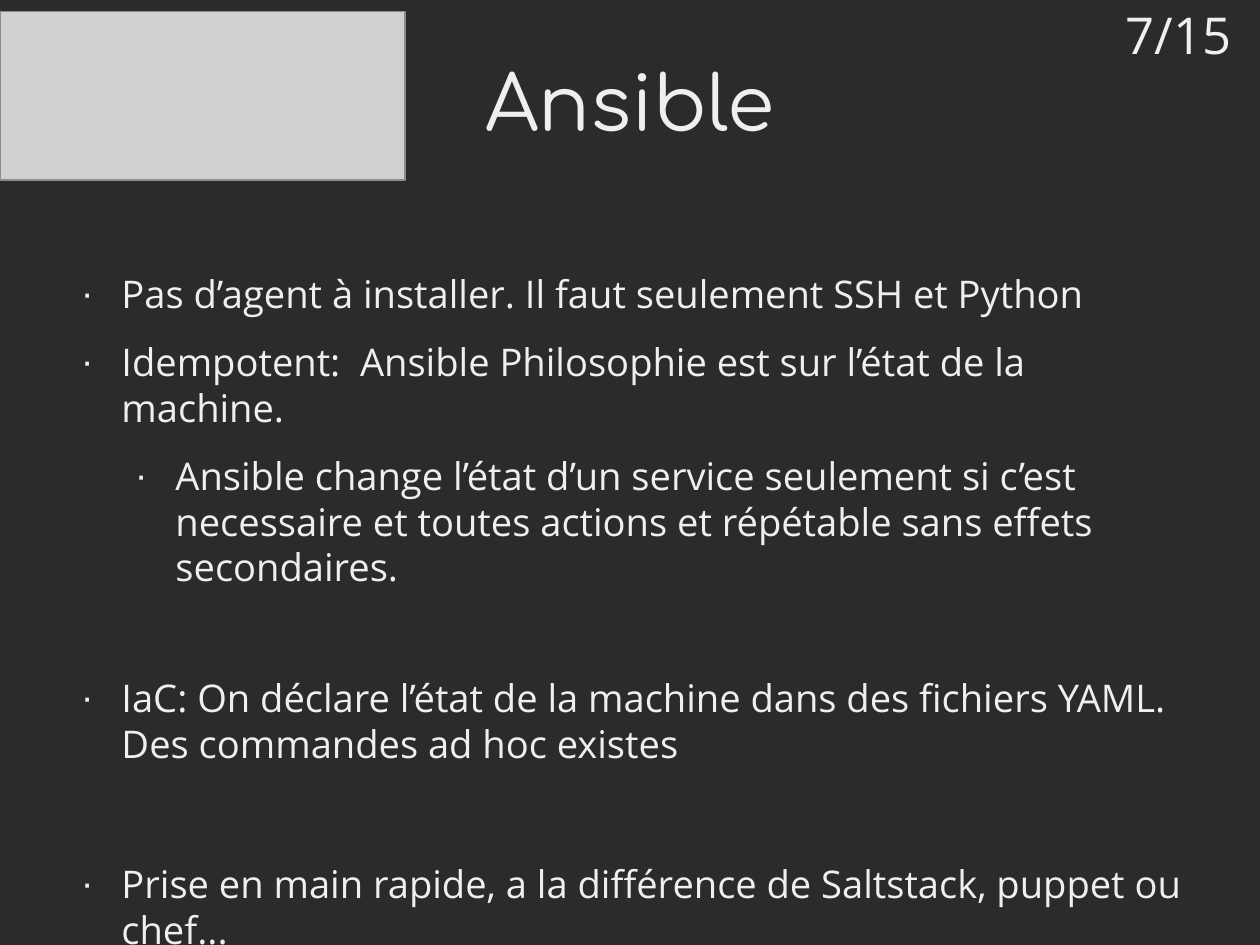
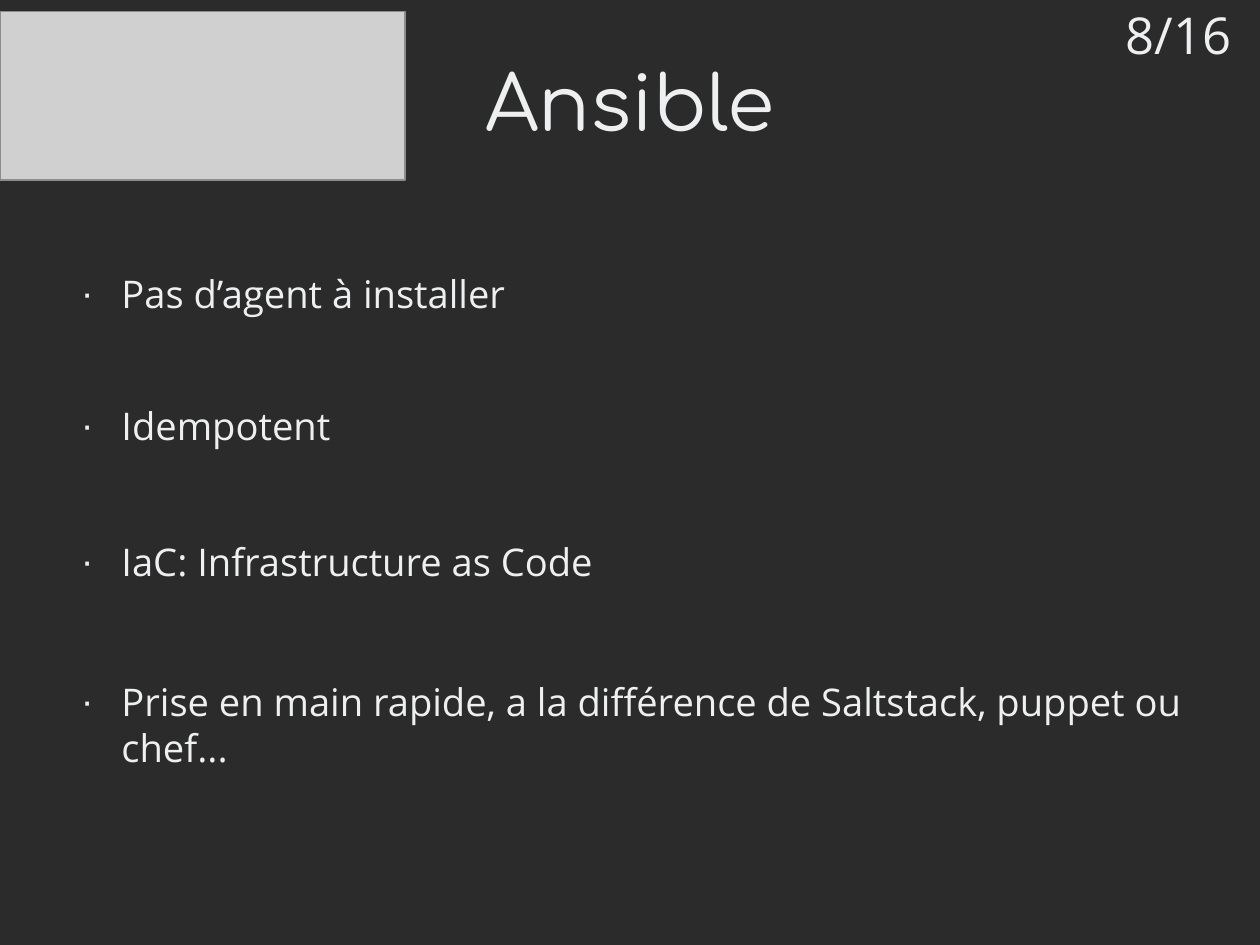
Before and after one commit to mrwormo/rapport_de_stage, a slide deck: slide 8 of files/prez.odp (slide 7 before the commit). Drawn at 1260x945 pixels with LibreOffice and Linux fonts; fonts in the diff are those of the drawing; grey boxes stand for pictures; background and template pictures are left out; a plain dark background stands for a picture behind light text. Boxes give left, top, right and bottom in pixels: in the first picture for what was removed or moved away, otherwise in the second. Text is boxed around its words. In the diff, an @@ line names an element or a change of style, - is before the commit and + after.

```diff
--- a/files/prez.odp
+++ b/files/prez.odp
@@ text at bbox=[1126, 17, 1232, 55]: text changed @@
-7/15
+8/16
@@ text at bbox=[121, 279, 593, 577]: text changed @@
-· Pas d’agent à installer. Il faut seulement SSH et Python
-· Idempotent: Ansible Philosophie est sur l’état de la machine.
-  · Ansible change l’état d’un service seulement si c’est necessaire et toutes actions et répétable sans effets secondaires.
-· IaC: On déclare l’état de la machine dans des fichiers YAML. Des commandes ad hoc existes
+· Pas d’agent à installer
+· Idempotent
+· IaC: Infrastructure as Code
```
Also in this commit, not shown: 10 other slides changed, 4 slides added, 3 slides removed, 1 other file.
